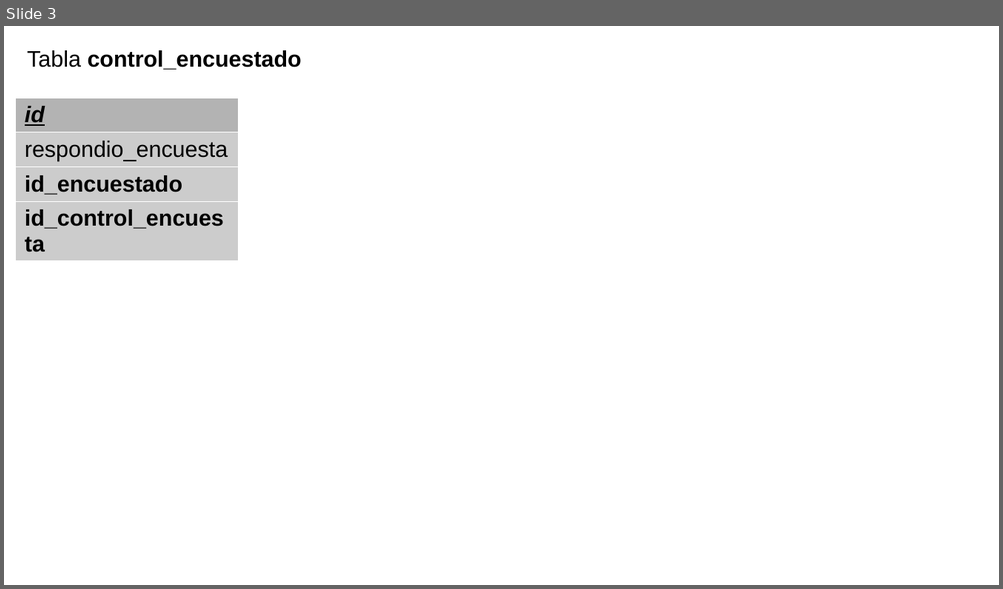
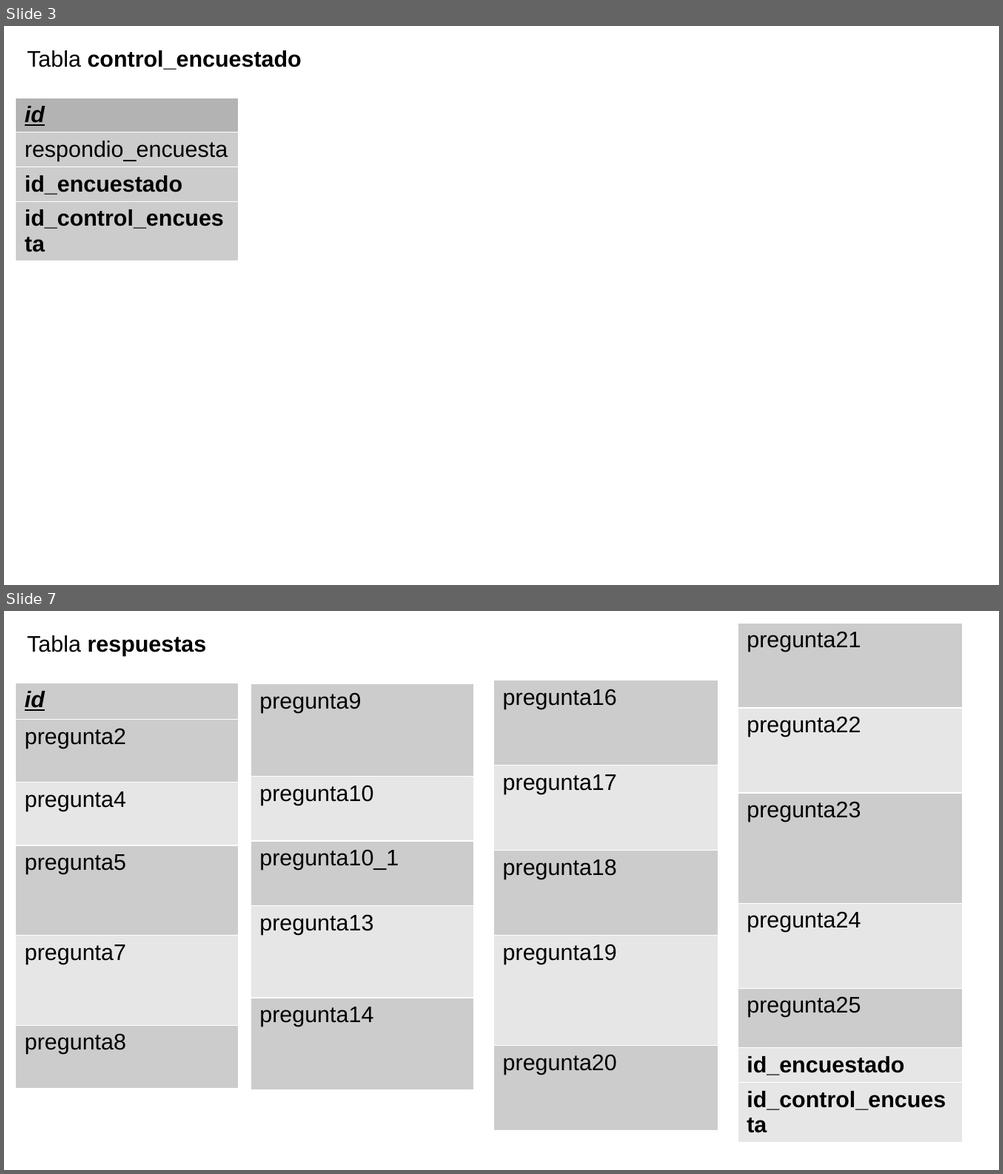
Before and after one commit to laar19/encuesta, a slide deck: 1 documentation/tablas.odp. Shown one above the other, each under a label of ours: slide 3 before the commit, slides 3 and 7 after it; the slides between them are not shown. The pictures are 1003x589 and 1003x1174 pixels, drawn with LibreOffice and Linux fonts; fonts in the diff are those of the drawing. Boxes give left, top, right and bottom in pixels: in the first picture for what was removed or moved away, otherwise in the second. Text is boxed around its words. In the diff, an @@ line names an element or a change of style, - is before the commit and + after.

```diff
--- a/1 documentation/tablas.odp
+++ b/1 documentation/tablas.odp
@@ slide 7 added at (4, 611, 999, 1170), background #FFFFFF @@
@@ table added at (738, 623, 962, 1142), 7 rows, 1 columns @@
+pregunta21
+pregunta22
+pregunta23
+pregunta24
+pregunta25
+id_encuestado
+id_control_encuesta
@@ text added at (27, 635, 207, 656), 18 pt, text #000000, bold @@
+Tabla respuestas
@@ table added at (16, 684, 239, 1089), 6 rows, 1 columns @@
+id
+pregunta2
+pregunta4
+pregunta5
+pregunta7
+pregunta8
@@ table added at (250, 684, 473, 1091), 5 rows, 1 columns @@
+pregunta9
+pregunta10
+pregunta10_1
+pregunta13
+pregunta14
@@ table added at (494, 681, 719, 1132), 5 rows, 1 columns @@
+pregunta16
+pregunta17
+pregunta18
+pregunta19
+pregunta20
```
Also in this commit, not shown: 1 slide changed, 8 other slides added, 29 slides removed, 52 other files.
